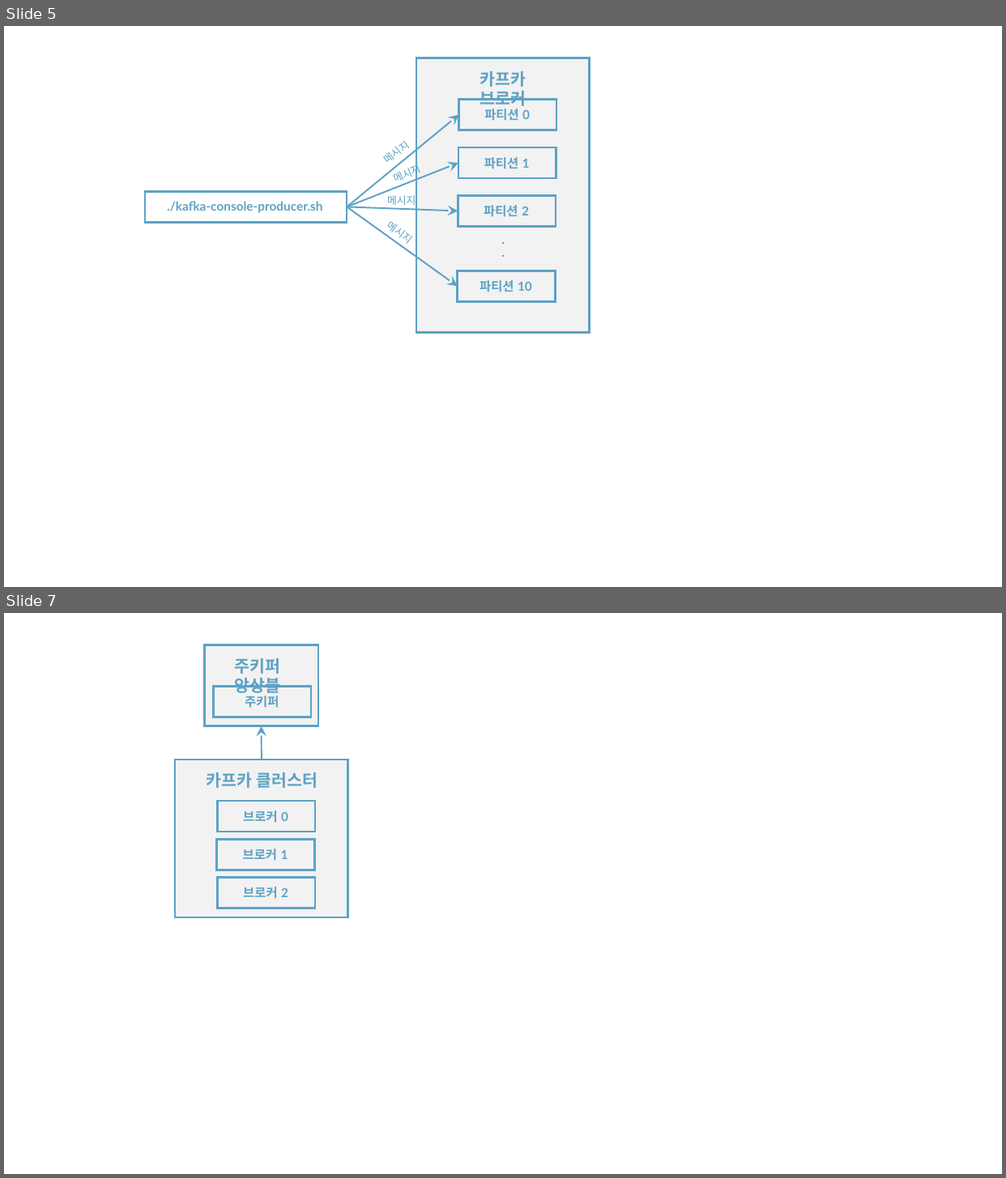
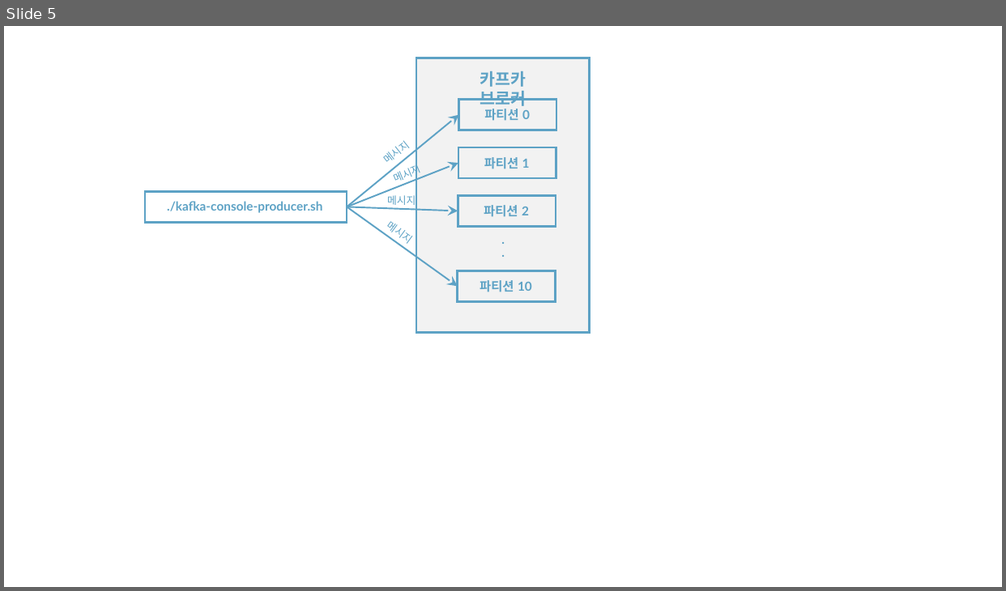
Before and after one commit to rudaks-han/book-summary, a slide deck: 아파치카프카_with자바/ref/프레젠테이션1.pptx. Shown one above the other, each under a label of ours: slides 5 and 7 before the commit, slide 5 after it; the slides between them are not shown. The pictures are 1006x1178 and 1006x591 pixels, drawn with LibreOffice and Linux fonts; fonts in the diff are those of the drawing. Boxes give left, top, right and bottom in pixels: in the first picture for what was removed or moved away, otherwise in the second. Text is boxed around its words. In the diff, an @@ line names an element or a change of style, - is before the commit and + after.

```diff
--- a/아파치카프카_with자바/ref/프레젠테이션1.pptx
+++ b/아파치카프카_with자바/ref/프레젠테이션1.pptx
@@ slide 7 removed at (4,613,1002,1174), background #FFFFFF @@
@@ rectangle removed at (205,645,318,726) @@
@@ text removed at (235,658,281,696) @@
-주키퍼 앙상블
@@ rectangle removed at (214,687,312,717) @@
@@ text removed at (245,696,279,708) @@
-주키퍼
@@ arrow removed from (262, 760) to (262, 726) @@
@@ rectangle removed at (175,760,347,918) @@
@@ text removed at (206,773,317,788) @@
-카프카 클러스터
@@ rectangle removed at (217,801,315,832) @@
@@ text removed at (243,811,288,823) @@
-브로커 0
@@ rectangle removed at (216,840,315,871) @@
@@ text removed at (243,849,288,861) @@
-브로커 1
@@ rectangle removed at (217,877,315,908) @@
@@ text removed at (243,887,288,899) @@
-브로커 2
```
Also in this commit, not shown: 3 other slides removed, 4 other files.
